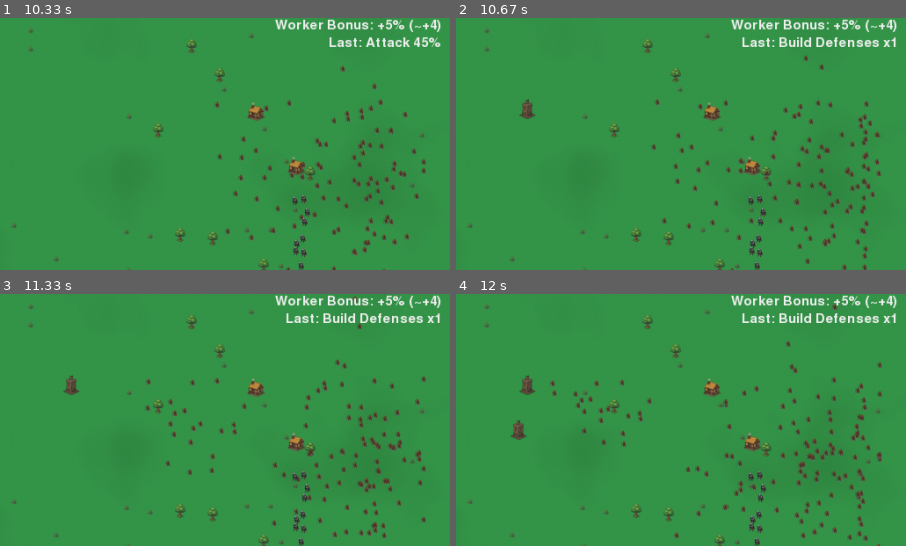
Above: before the commit, frames 1-4 (two rows, left to right).
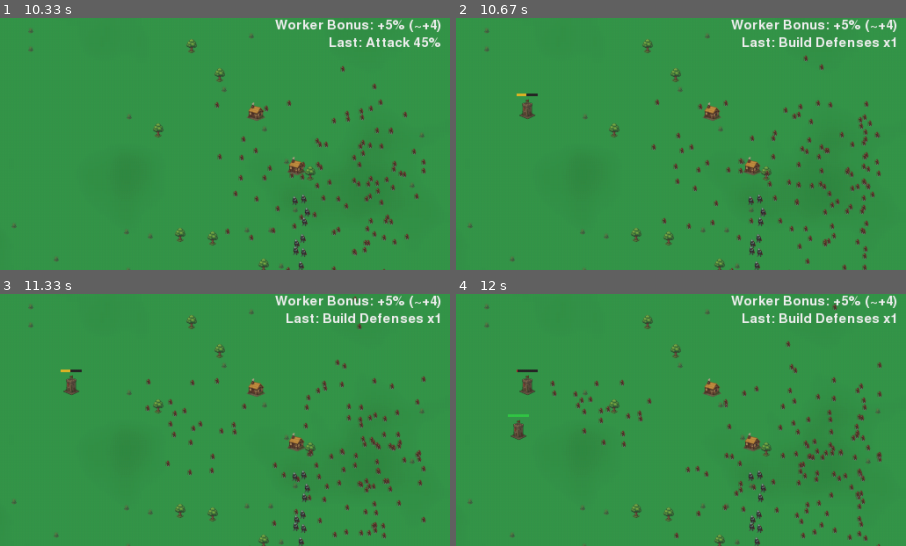
Above: after the commit, the same moments.

Repository: the-puzzler/pygames
Game: pygame game, started from run_refactored.py
Two runs of this game, one before a commit and one after it. Both use one fixed random seed, a clock stepped at 60 frames per second and the inputs below.
Inputs:
- Up to frame 1 (10.33 s): tap Enter at 3.73 s
- Up to frame 2 (10.67 s): no input
- Up to frame 3 (11.33 s): no input
- Up to frame 4 (12 s): no input
The pictures show only the part of the screen within x 50-100%, y 19-69%; the shares and areas given below are measured in that part.

Frame 1 is identical in both runs. In frame 2, less than 0.1% of the frame differs, in the area x 13-19%, y 29-32%; in frame 3, less than 0.1%; in frame 4, 0.1%, in the area x 11-19%, y 29-49%.

Commit message:
health on towers

Diff:
--- a/game/view.py
+++ b/game/view.py
@@ -1,6 +1,6 @@
 import math, random, os
 import pygame
-from .config import WIDTH, HEIGHT, FIELD_MARGIN, GREEN, BROWN, PINK, GREY, WHITE, BASE_WORKERS_PER_STEP, HOUSE_WORKER_BONUS, WORKER_SIZE, SOLDIER_SIZE, HOUSE_SIZE, TOWER_SIZE, GRASS_SIZE, TREE_SIZE, SEED
+from .config import WIDTH, HEIGHT, FIELD_MARGIN, GREEN, BROWN, PINK, GREY, WHITE, BASE_WORKERS_PER_STEP, HOUSE_WORKER_BONUS, WORKER_SIZE, SOLDIER_SIZE, HOUSE_SIZE, TOWER_SIZE, GRASS_SIZE, TREE_SIZE, SEED, DEFENSE_HEALTH
 
 
 def tri_points(cx, cy, size, facing_right=True):
@@ -66,6 +66,26 @@
     for t in player._defense_positions:
         tx, ty = int(t['x']), int(t['y'])
         surface.blit(tower_img, (tx - tw//2, ty - th//2))
+        # Small HP bar above tower
+        try:
+            hp = max(0, min(DEFENSE_HEALTH, int(t.get('hp', DEFENSE_HEALTH))))
+        except Exception:
+            hp = DEFENSE_HEALTH
+        ratio = hp / max(1, DEFENSE_HEALTH)
+        bar_w = max(12, tw)
+        bar_h = 3
+        bx = tx - bar_w//2
+        by = ty - th//2 - 6
+        # background
+        pygame.draw.rect(surface, (40,40,40), pygame.Rect(bx, by, bar_w, bar_h))
+        # foreground color from red->yellow->green
+        if ratio < 0.33:
+            col = (200, 40, 40)
+        elif ratio < 0.66:
+            col = (220, 180, 40)
+        else:
+            col = (50, 200, 70)
+        pygame.draw.rect(surface, col, pygame.Rect(bx, by, int(bar_w * ratio), bar_h))
 
     # Workers: pink dots, gentle continuous wandering around base
     wr = 4
